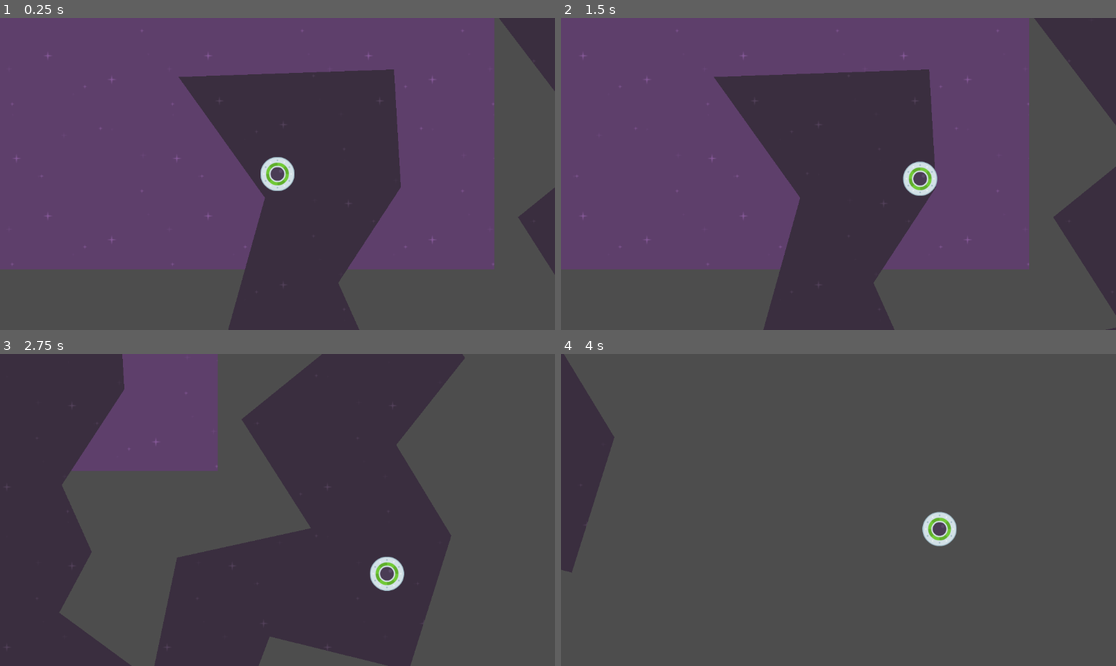
Above: before the commit, frames 1-4 (two rows, left to right).
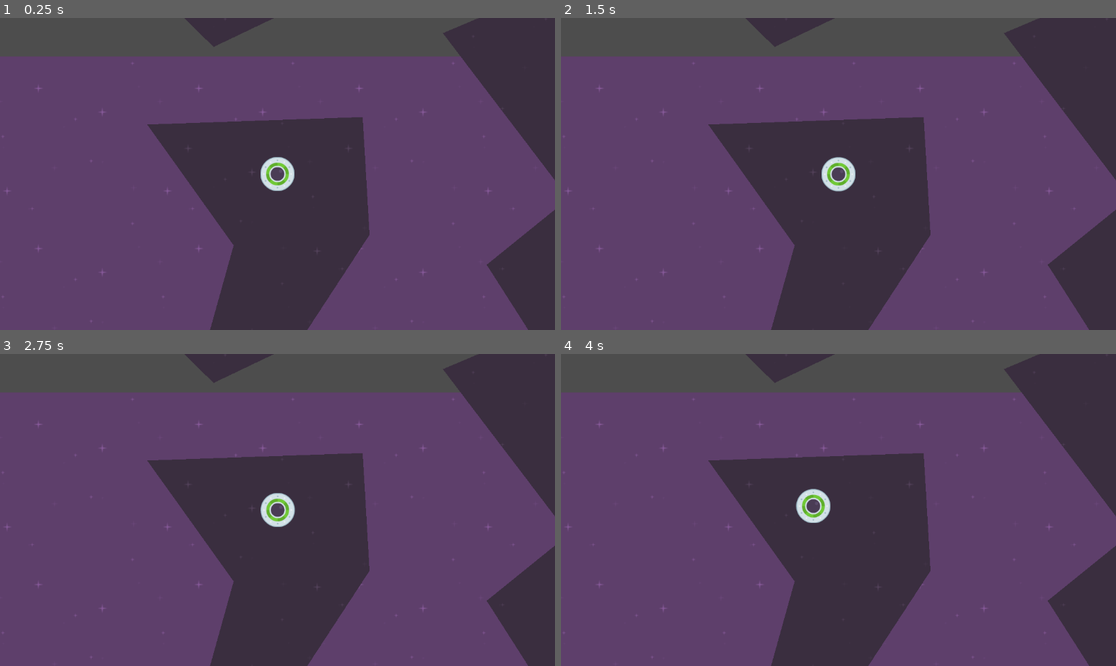
Above: after the commit, the same moments.

Repository: TommyVanAcker/speedy-saucer
Game: Godot game, scene res://level_1.tscn
Same seed, same stepped clock (60 frames per second), same inputs: the game is played once before the commit and once after it.
Inputs:
- Up to frame 1 (0.25 s): no input
- Up to frame 2 (1.5 s): tap Enter at 0.5 s; hold Right (move_right) 0.53-1.28 s; hold Down (move_down) from 1.28 s (still down)
- Up to frame 3 (2.75 s): release Down (move_down) at 2.03 s; hold Right (move_right) from 2.03 s (still down)
- Up to frame 4 (4 s): release Right (move_right) at 2.78 s; hold Up (move_up) 2.78-3.53 s; hold Left (move_left) from 3.53 s (still down)

The runs differ from the first frame. In frame 1, 46% of the frame differs, in the area x 0-100%, y 0-100%; in frame 2, 45%; in frame 3, 81%; in frame 4, 90%.

Commit message:
change player radius and connect signal from area onto level

Diff:
--- a/level.gd
+++ b/level.gd
@@ -4,3 +4,7 @@
 # Called when the node enters the scene tree for the first time.
 func _ready() -> void:
 	pass
+
+
+func _on_maze_body_exited(body: Node2D) -> void:
+	get_tree().reload_current_scene()
--- a/level_1.tscn
+++ b/level_1.tscn
@@ -16,8 +16,10 @@
 stretch_mode = 1
 
 [node name="Player" parent="." instance=ExtResource("2_hbghi")]
-position = Vector2(806, 496)
+position = Vector2(565, 188)
 
 [node name="maze" parent="." instance=ExtResource("4_ihfcg")]
 z_index = -50
-position = Vector2(786, 584)
+position = Vector2(495, 352)
+
+[connection signal="body_exited" from="maze" to="." method="_on_maze_body_exited"]
--- a/player.tscn
+++ b/player.tscn
@@ -4,7 +4,7 @@
 [ext_resource type="Script" uid="uid://d3us1fdp5gc17" path="res://player.gd" id="1_onrkg"]
 
 [sub_resource type="CircleShape2D" id="CircleShape2D_4flbx"]
-radius = 27.073973
+radius = 8.062258
 
 [node name="Player" type="RigidBody2D"]
 gravity_scale = 0.0
